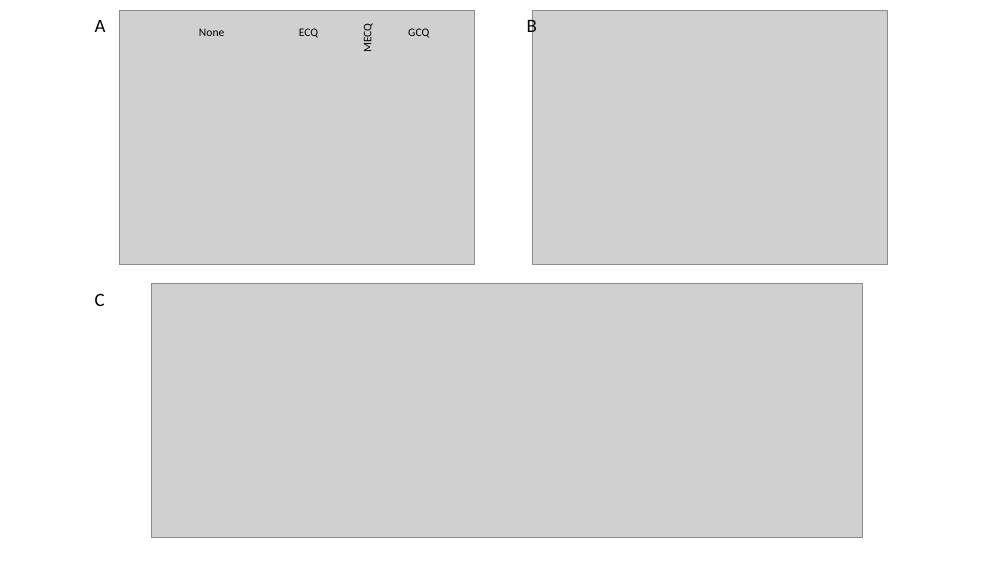
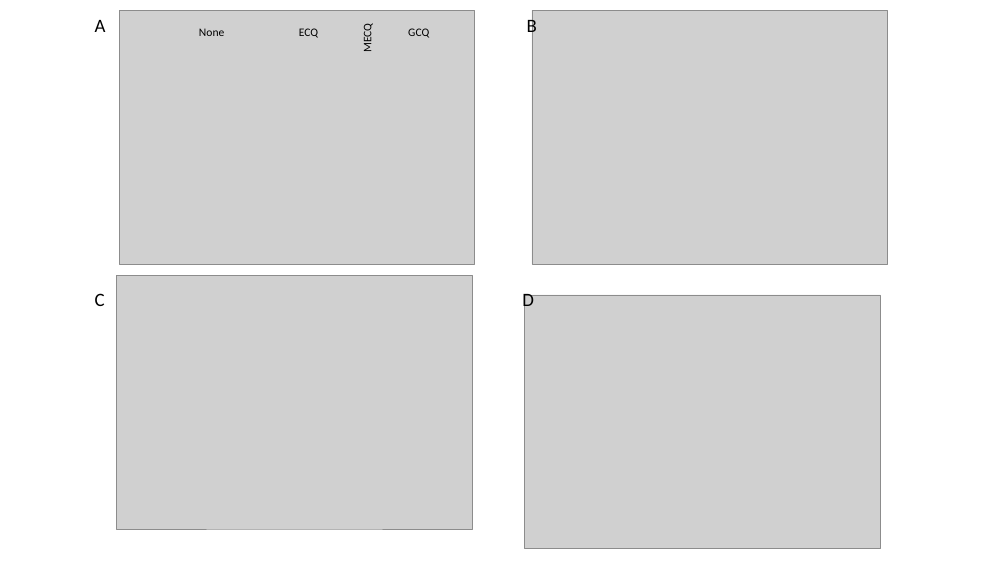
Before and after one commit to ijborda/ph-ncr-phylodynamics, a slide deck: slide 1 of bdsky/ncr-bdsky.pptx. Drawn at 1008x567 pixels with LibreOffice and Linux fonts; fonts in the diff are those of the drawing; grey boxes stand for pictures. Boxes give left, top, right and bottom in pixels: in the first picture for what was removed or moved away, otherwise in the second. Text is boxed around its words. In the diff, an @@ line names an element or a change of style, - is before the commit and + after.

```diff
--- a/bdsky/ncr-bdsky.pptx
+++ b/bdsky/ncr-bdsky.pptx
@@ picture added at [116, 275, 472, 529] @@
@@ picture removed at [152, 284, 863, 538] @@
@@ text added at [522, 290, 534, 311], 18 pt, text #000000 @@
+D
@@ picture added at [525, 295, 880, 549] @@
```
Also in this commit, not shown: 5 other files.
